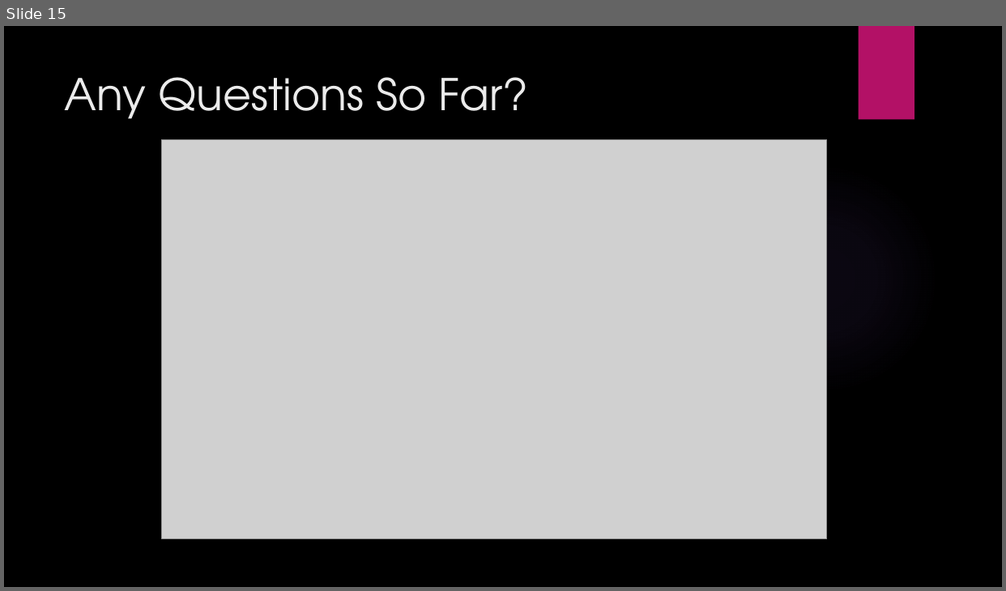
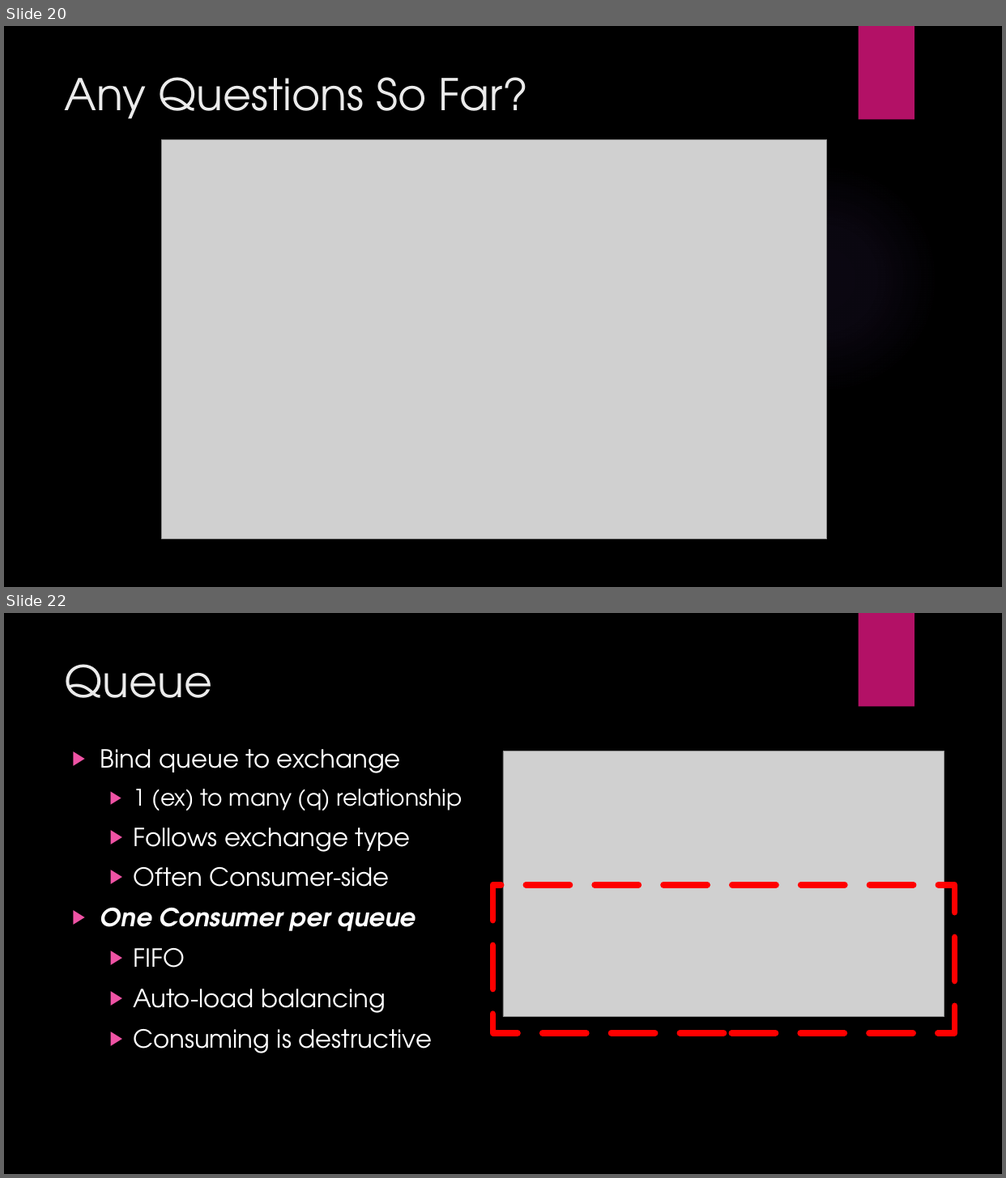
Before and after one commit to ryaovan/rabbitmq-tutorial, a slide deck: Rabbitmq lecture.pptx. Shown one above the other, each under a label of ours: slide 15 before the commit, slides 20 and 22 after it; the slides between them are not shown. The pictures are 1006x591 and 1006x1178 pixels, drawn with LibreOffice and Linux fonts; fonts in the diff are those of the drawing; grey boxes stand for pictures; background and template pictures are left out. Boxes give left, top, right and bottom in pixels: in the first picture for what was removed or moved away, otherwise in the second. Text is boxed around its words. In the diff, an @@ line names an element or a change of style, - is before the commit and + after.

```diff
--- a/Rabbitmq lecture.pptx
+++ b/Rabbitmq lecture.pptx
@@ slide 22 added at [4, 613, 1002, 1174], background picture (left out); not listed: 2 template elements that a slide beside it also shows @@
@@ title added at [65, 664, 213, 698], 42 pt, text #EBEBEB @@
+Queue
@@ text added at [100, 749, 462, 1054], 24 pt, text #FFFFFF @@
+▶ Bind queue to exchange
+  ▶ 1 (ex) to many (q) relationship
+  ▶ Follows exchange type
+  ▶ Often Consumer-side
+▶ One Consumer per queue
+  ▶ FIFO
+  ▶ Auto-load balancing
+  ▶ Consuming is destructive
@@ picture added at [503, 752, 945, 1017] @@
@@ rectangle added at [493, 884, 955, 1033], outline #FF0000 6 pt dashed @@
@@ what was slide 15 is now slide 20 @@
```
Also in this commit, not shown: 6 slides changed, 7 other slides added, 1 slide removed, 10 other files.
